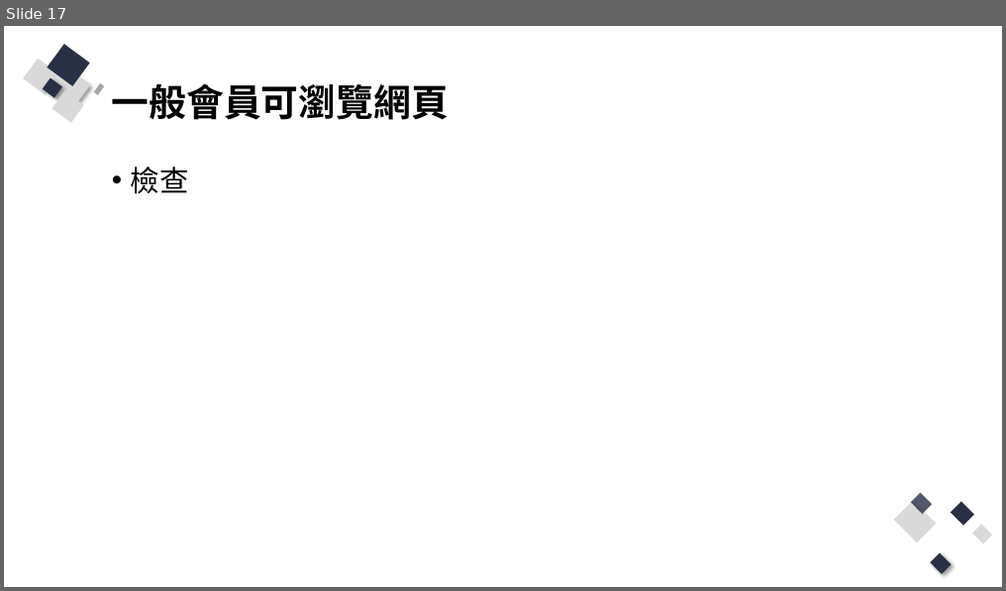
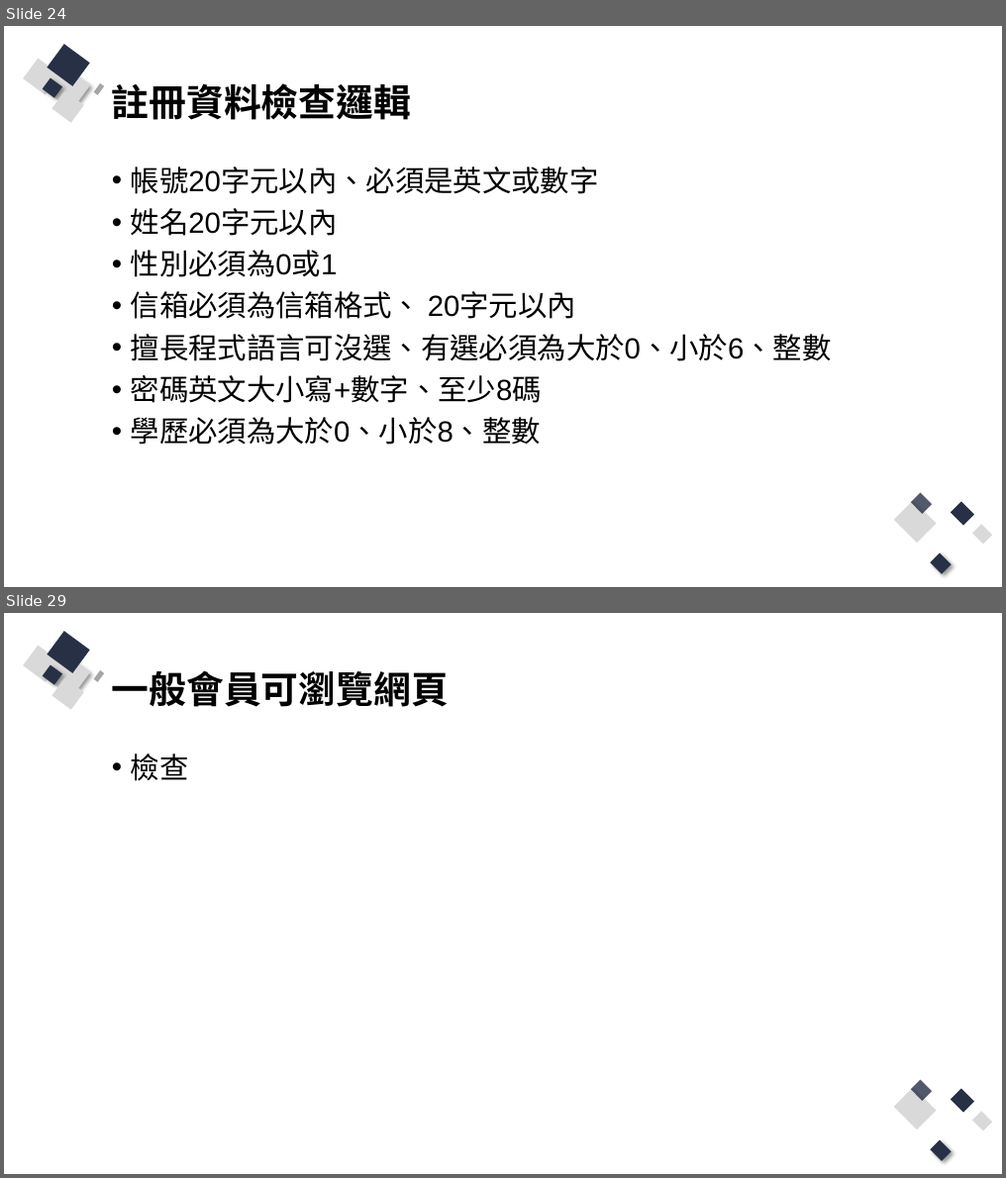
Before and after one commit to Q81JIAXIONG/-, a slide deck: 投影片/4.實作-帳號註冊、登入網頁.pptx. Shown one above the other, each under a label of ours: slide 17 before the commit, slides 24 and 29 after it; the slides between them are not shown. The pictures are 1006x591 and 1006x1178 pixels, drawn with LibreOffice and Linux fonts; fonts in the diff are those of the drawing. Boxes give left, top, right and bottom in pixels: in the first picture for what was removed or moved away, otherwise in the second. Text is boxed around its words. In the diff, an @@ line names an element or a change of style, - is before the commit and + after.

Commit message:
整理註冊、登入驗證範例

```diff
--- a/投影片/4.實作-帳號註冊、登入網頁.pptx
+++ b/投影片/4.實作-帳號註冊、登入網頁.pptx
@@ slide 24 added at [4, 26, 1002, 587], background #FFFFFF; not listed: 13 template elements that a slide beside it also shows @@
@@ title added at [112, 83, 411, 120], 36 pt, text #000000, bold @@
+註冊資料檢查邏輯
@@ text added at [131, 167, 832, 445], 28 pt, text #000000 @@
+• 帳號20字元以內、必須是英文或數字
+• 姓名20字元以內
+• 性別必須為0或1
+• 信箱必須為信箱格式、 20字元以內
+• 擅長程式語言可沒選、有選必須為大於0、小於6、整數
+• 密碼英文大小寫+數字、至少8碼
+• 學歷必須為大於0、小於8、整數
@@ what was slide 17 is now slide 29 @@
```
Also in this commit, not shown: 7 slides changed, 11 other slides added, 9 other files.
